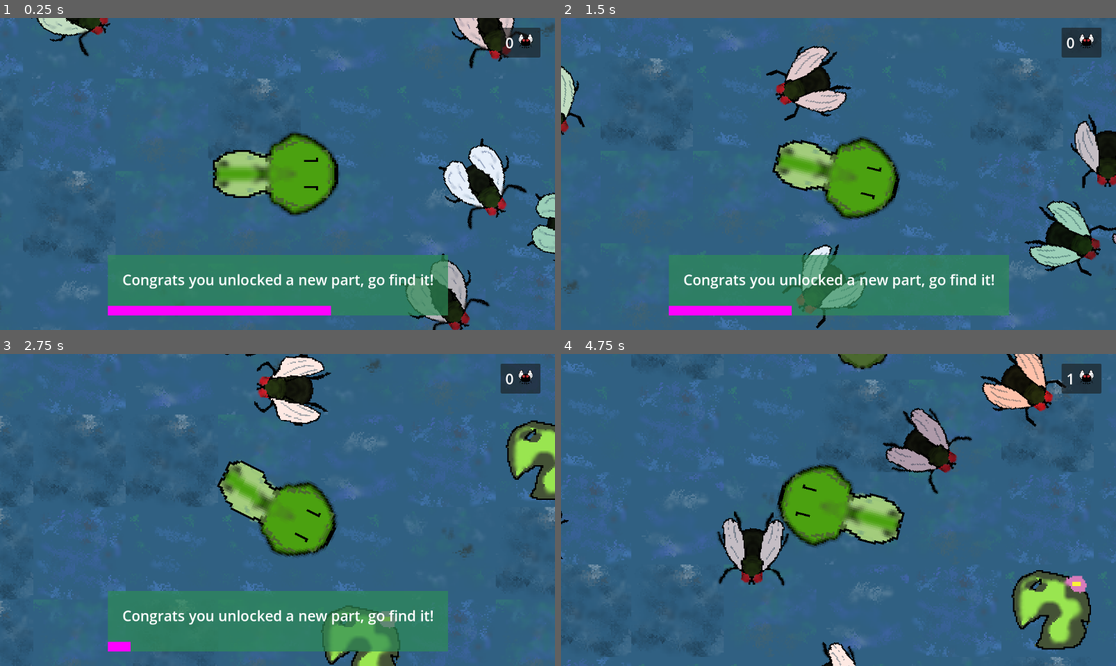
Above: before the commit, frames 1-4 (two rows, left to right).
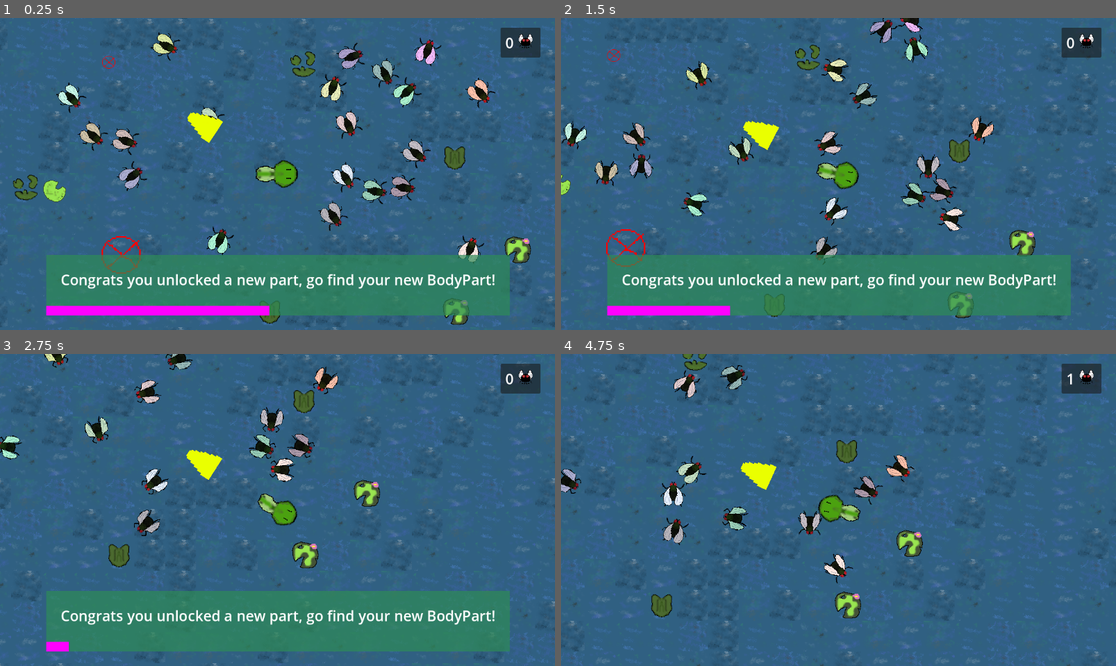
Above: after the commit, the same moments.

Repository: ibricchi/kikkerkoken
Game: Godot game, scene res://swamp.tscn
The game is run twice, just before and just after one commit, with the same random seed, the same clock (stepped at 60 frames per second) and the same inputs.
Inputs:
- Up to frame 1 (0.25 s): no input
- Up to frame 2 (1.5 s): hold D (right) 0.53-1.28 s; hold S (down) from 1.28 s (still down)
- Up to frame 3 (2.75 s): release S (down) at 2.03 s; hold D (right) from 2.03 s (still down)
- Up to frame 4 (4.75 s): release D (right) at 2.78 s; hold W (up) 2.78-3.53 s; hold A (left) from 3.53 s (still down)

The runs differ from the first frame. In frame 1, 25% of the frame differs, in the area x 0-100%, y 0-100%; in frame 2, 25%; in frame 3, 22%; in frame 4, 21%.

Commit message:
Add basic body part generation and arrow

Diff:
--- /dev/null
+++ b/scenes/body_part.tscn
@@ -0,0 +1,12 @@
+[gd_scene load_steps=3 format=3 uid="uid://cyhyyetpmygov"]
+
+[ext_resource type="Script" path="res://scripts/body_part.gd" id="1_hqfox"]
+
+[sub_resource type="PlaceholderTexture2D" id="PlaceholderTexture2D_kitde"]
+size = Vector2(40, 40)
+
+[node name="BodyPart" type="Node2D"]
+script = ExtResource("1_hqfox")
+
+[node name="Sprite2D" type="Sprite2D" parent="."]
+texture = SubResource("PlaceholderTexture2D_kitde")
--- /dev/null
+++ b/scripts/body_part.gd
@@ -0,0 +1,11 @@
+extends Node2D
+class_name BodyPart
+
+@export var part_name: String
+@export var part_img: Resource:
+	set(img):
+		part_img = img
+		print($Sprite2D)
+		$Sprite2D.texture = img
+
+@export var zoom_multiplier: int = 1
--- a/scripts/player.gd
+++ b/scripts/player.gd
@@ -1,4 +1,5 @@
 extends CharacterBody2D
+class_name Player
 
 @export var max_speed: int = 400
 @export var acceleartion: float = 0.9
@@ -7,7 +8,7 @@
 @export var rotation_speed: float = 10
 
 @onready var camera: Camera2D = get_node("camera")
-@onready var zoom: Vector2 = Vector2(3,3):
+@onready var zoom: Vector2 = Vector2(1,1):
 	set(_zoom):
 		zoom = _zoom
 		camera.zoom = zoom
--- a/scripts/swamp.gd
+++ b/scripts/swamp.gd
@@ -6,14 +6,13 @@
 @export var random_y_start: int = 0
 @export var random_y_end: int = 500
 
-@onready var fly_res: Resource = preload("res://scenes/fly.tscn")
-
 @onready var point_trap: FlyTrap = $point_trap
 @onready var ui: SwampUI = $UI
+@onready var player: Player = $player
 
 var flies = []
 func spawn_fly():
-	var fly = preload("res://scenes/fly.tscn").instantiate()
+	var fly: Fly = preload("res://scenes/fly.tscn").instantiate()
 	self.add_child(fly)
 	fly.position = Vector2(
 		randf_range(random_x_start, random_x_end),
@@ -32,9 +31,30 @@
 			release_a_new_part()
 		ui.update_point_counter(points)
 
+## CREATE BODY PARTS
+@onready var bp_scene = preload("res://scenes/body_part.tscn")
+func eye1() -> BodyPart:
+	var eye: BodyPart = bp_scene.instantiate()
+	eye.part_name = "eye"
+	eye.part_img = preload("res://assets/no-image.png")
+	eye.zoom_multiplier = 3
+	return eye
+
+@onready var body_parts: Array[Callable] = [
+	eye1
+]
+
 func release_a_new_part():
-	ui.notify("Congrats you unlocked a new part, go find it!")
-	pass
+	if len(body_parts) > 0:
+		var new_part_idx: int = randi() % len(body_parts)
+		var new_part: BodyPart = body_parts.pop_at(new_part_idx).call()
+		add_child(new_part)
+		new_part.position = Vector2(
+			randf_range(random_x_start, random_x_end),
+			randf_range(random_y_start, random_y_end)
+		)
+		ui.show_direction_to(new_part)
+		ui.notify("Congrats you unlocked a new part, go find your new %s!" % new_part.name)
 
 func entered_point_trap(fly: Node2D):
 	if fly is Fly:
@@ -45,8 +65,15 @@
 
 # Called when the node enters the scene tree for the first time.
 func _ready() -> void:
+	# setup ui
+	points = 0
+	ui.player = player
+
+	# spwan flies
 	for i in number_to_spwan:
 		spawn_fly()
+
+	# set callback for fly trap
 	point_trap.body_entered_callback = entered_point_trap
 
 
--- a/scripts/swamp_ui.gd
+++ b/scripts/swamp_ui.gd
@@ -24,5 +24,18 @@
 	notification_timer.timeout.connect(func(): notifiaction_container.visible = false)
 	notification_timer.start(duration)
 
+var player: Player
+var target: Node2D
+@onready var arrow_container: MarginContainer = $ArrowContainer
+@onready var arrow: TextureRect = $ArrowContainer/Arrow
+func show_direction_to(new_target: Node2D):
+	print(new_target.position)
+	target = new_target
+	arrow_container.visible = true
+
 func _process(delta: float):
 	notification_progress.value = notification_timer.time_left * 100
+	if arrow_container.visible:
+		arrow.pivot_offset = arrow.size / 2
+		var direction = player.global_position - target.global_position
+		arrow.rotation = atan2(direction.y, direction.x) - PI / 2
--- a/swamp.tscn
+++ b/swamp.tscn
@@ -8,6 +8,7 @@
 [ext_resource type="Texture2D" uid="uid://dkt4os1rdvcj6" path="res://assets/no-image.png" id="4_oky1e"]
 [ext_resource type="Script" path="res://scripts/swamp_ui.gd" id="7_iuih5"]
 [ext_resource type="Texture2D" uid="uid://d35mkbtbxmmbw" path="res://assets/fly.png" id="7_xi4gg"]
+[ext_resource type="Texture2D" uid="uid://c5s8tx8jlijhp" path="res://assets/pointer.png" id="9_7mxp7"]
 
 [sub_resource type="TileSetAtlasSource" id="TileSetAtlasSource_dk05l"]
 texture = ExtResource("4_ac3gr")
@@ -148,3 +149,23 @@
 texture_progress = SubResource("PlaceholderTexture2D_srqsf")
 
 [node name="Timer" type="Timer" parent="UI/NotificationContainer"]
+
+[node name="ArrowContainer" type="MarginContainer" parent="UI"]
+visible = false
+anchors_preset = 15
+anchor_right = 1.0
+anchor_bottom = 1.0
+grow_horizontal = 2
+grow_vertical = 2
+size_flags_horizontal = 4
+size_flags_vertical = 4
+theme_override_constants/margin_left = 100
+theme_override_constants/margin_top = 100
+theme_override_constants/margin_right = 100
+theme_override_constants/margin_bottom = 100
+metadata/_edit_use_anchors_ = true
+
+[node name="Arrow" type="TextureRect" parent="UI/ArrowContainer"]
+layout_mode = 2
+texture = ExtResource("9_7mxp7")
+stretch_mode = 5
Binary file added: assets/pointer.png
Not shown, added: assets/pointer.png.import
Not shown: 1 places in swamp.tscn that only renumber resources
